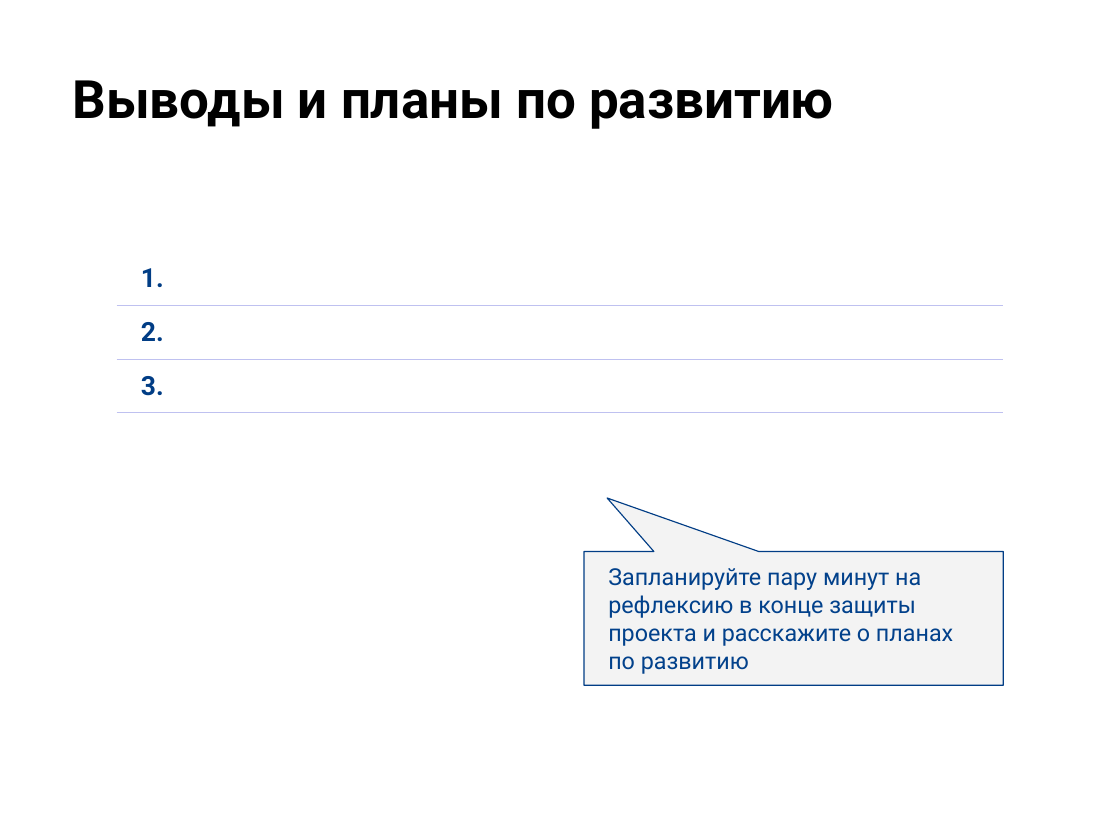
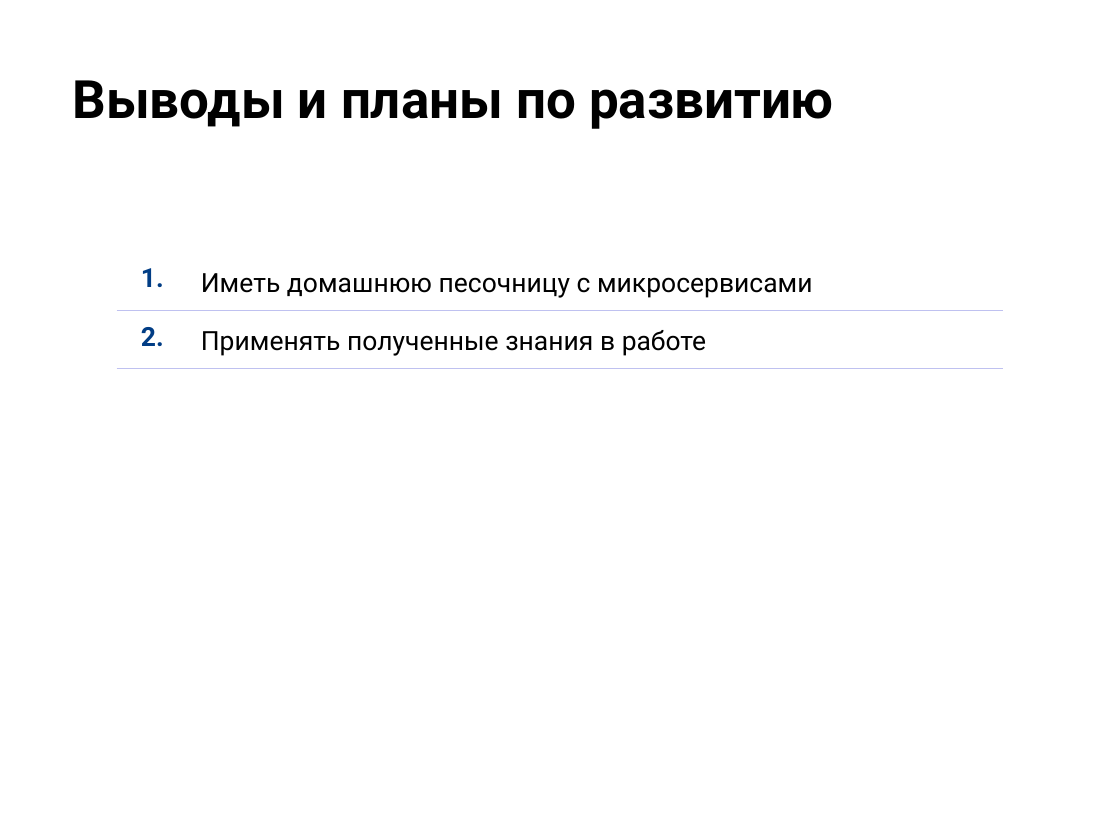
Before and after one commit to christina-gorina/microservices-otus-study, a slide deck: slide 17 of final/marketplace-orders/files/presentation/Презентация.pptx (slide 10 before the commit). Drawn at 1120x840 pixels with LibreOffice and Linux fonts; fonts in the diff are those of the drawing; background and template pictures are left out. Boxes give left, top, right and bottom in pixels: in the first picture for what was removed or moved away, otherwise in the second. Text is boxed around its words. In the diff, an @@ line names an element or a change of style, - is before the commit and + after.

Commit message:
presentation

```diff
--- a/final/marketplace-orders/files/presentation/Презентация.pptx
+++ b/final/marketplace-orders/files/presentation/Презентация.pptx
@@ table at [116,252,1004,366] @@
-row 1: 1. | 
-row 2: 2. | 
-row 3: 3. | 
+row 1: 1. | Иметь домашнюю песочницу с микросервисами
+row 2: 2. | Применять полученные знания в работе
@@ speech box removed at [584,551,1002,684] @@
-Запланируйте пару минут на рефлексию в конце защиты проекта и расскажите о планах по развитию
```
Also in this commit, not shown: 2 other slides changed, 9 slides added, 10 slides removed, 2 other files.
